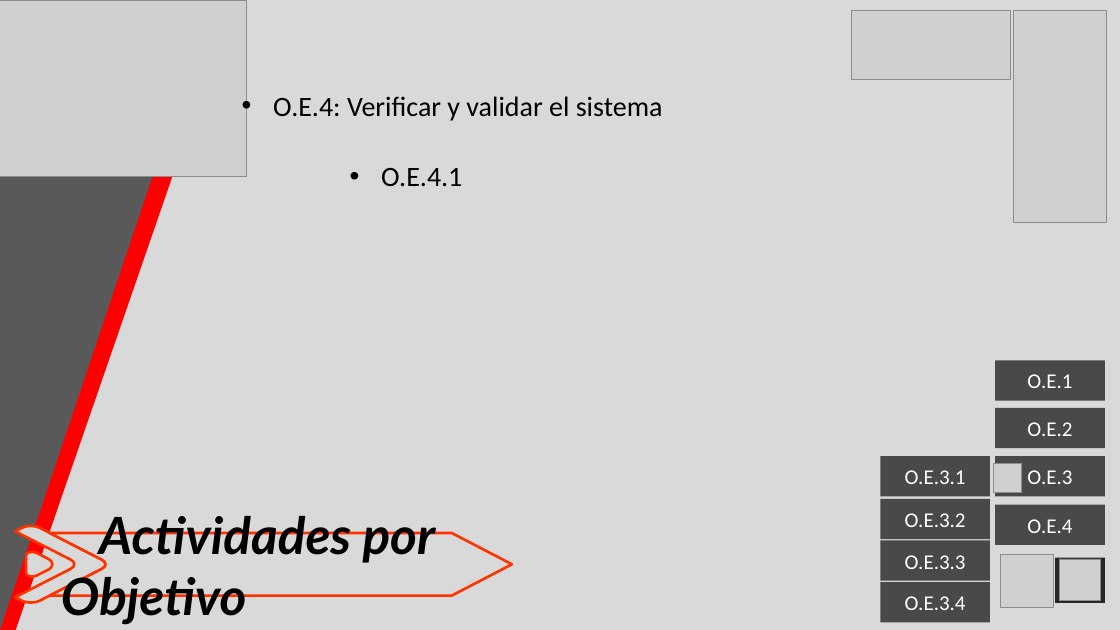
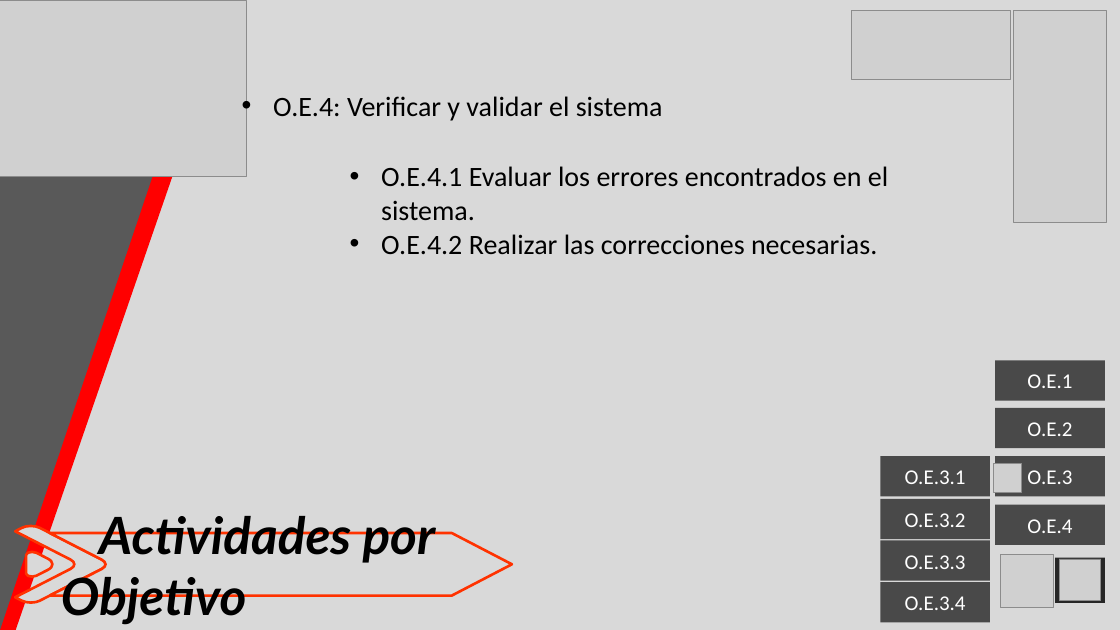
Before and after one commit to Alfiie1203/PresentacionTesis, a slide deck: slide 16 of Presentacion tesis.pptx. Drawn at 1120x630 pixels with LibreOffice and Linux fonts; fonts in the diff are those of the drawing; grey boxes stand for pictures. Boxes give left, top, right and bottom in pixels: in the first picture for what was removed or moved away, otherwise in the second. Text is boxed around its words. In the diff, an @@ line names an element or a change of style, - is before the commit and + after.

Commit message:
Se carga la correccion de actividades por objectivo

```diff
--- a/Presentacion tesis.pptx
+++ b/Presentacion tesis.pptx
@@ text at (x1=381, y1=166, x2=888, y2=254): text changed @@
-• O.E.4.1
+• O.E.4.1 Evaluar los errores encontrados en el sistema.
+• O.E.4.2 Realizar las correcciones necesarias.
```
Also in this commit, not shown: 4 other slides changed.
